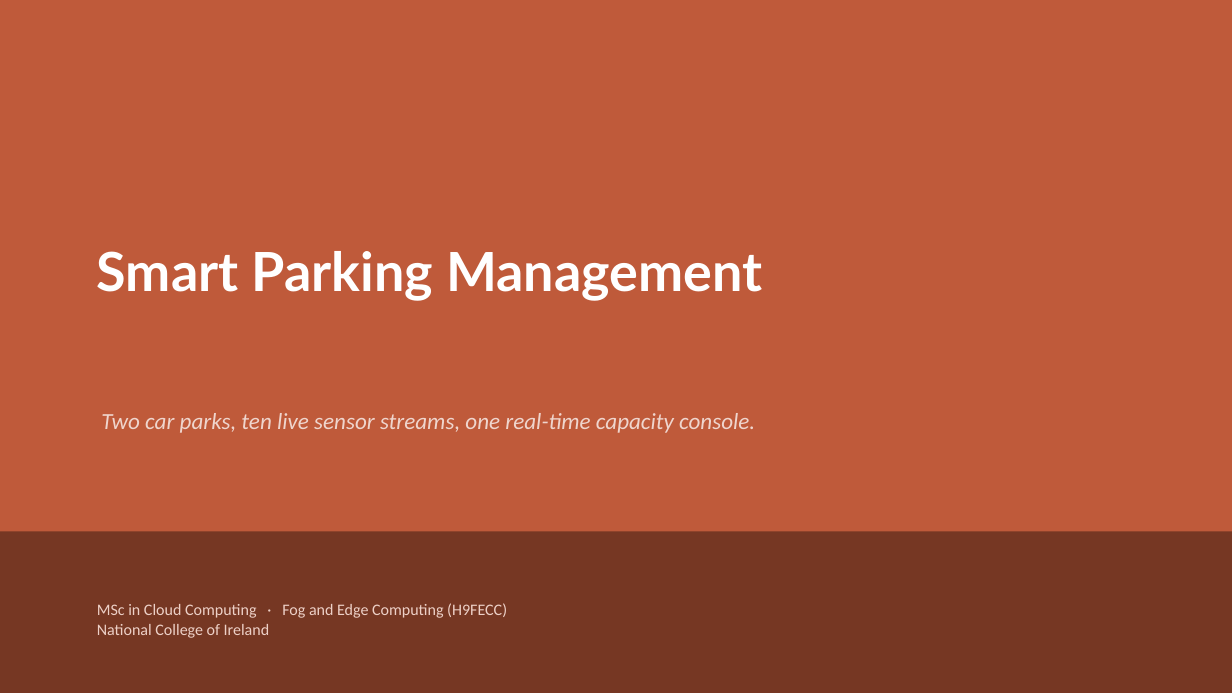
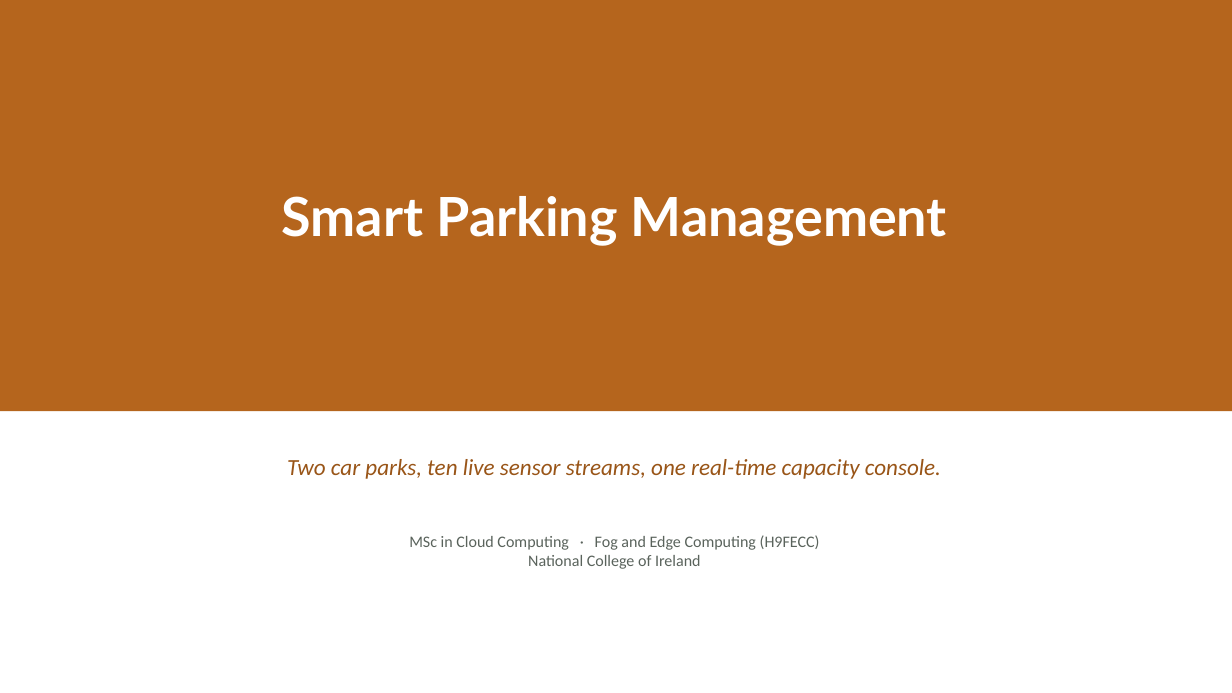
Before and after one commit to valletivarish/FEC_version_2, a slide deck: slide 1 of ppt/smart-parking-management.pptx. Drawn at 1232x693 pixels with LibreOffice and Linux fonts; fonts in the diff are those of the drawing. Boxes give left, top, right and bottom in pixels: in the first picture for what was removed or moved away, otherwise in the second. Text is boxed around its words. In the diff, an @@ line names an element or a change of style, - is before the commit and + after.

Commit message:
Re-theme project 04 deck (teal band, badge-free) + all 8 unassigned spare decks to distinct new themes; clear bold highlighting

```diff
--- a/ppt/smart-parking-management.pptx
+++ b/ppt/smart-parking-management.pptx
@@ rectangle: place and size @@
-rectangle at (0,0,1232,693)
+rectangle at (0,0,1232,411)
@@ rectangle at (0,0,1232,411): fill #BF5A3A to #B5651D @@
@@ text "Smart Parking Management": place and size @@
-text "Smart Parking Management" at (97,251,762,301)
+text "Smart Parking Management" at (282,196,947,246)
@@ text "Smart Parking Management" at (282,196,947,246): alignment left to centre @@
@@ text "Two car parks, ten live ...": place and size @@
-text "Two car parks, ten live ..." at (101,413,755,433)
+text "Two car parks, ten live ..." at (287,459,941,479)
@@ text "Two car parks, ten live ..." at (287,459,941,479): text colour #EFD5CD to #995518; alignment left to centre @@
@@ rectangle removed at (0,531,1232,693) @@
@@ text "MSc in Cloud Computing · ...": place and size @@
-text "MSc in Cloud Computing · ..." at (97,603,507,638)
+text "MSc in Cloud Computing · ..." at (409,535,820,569)
@@ text "MSc in Cloud Computing · ..." at (409,535,820,569): text colour #EDD0C7 to #5A635C; alignment left to centre; vertical alignment middle to top @@
```
Also in this commit, not shown: 5 other slides changed, 9 other files.
